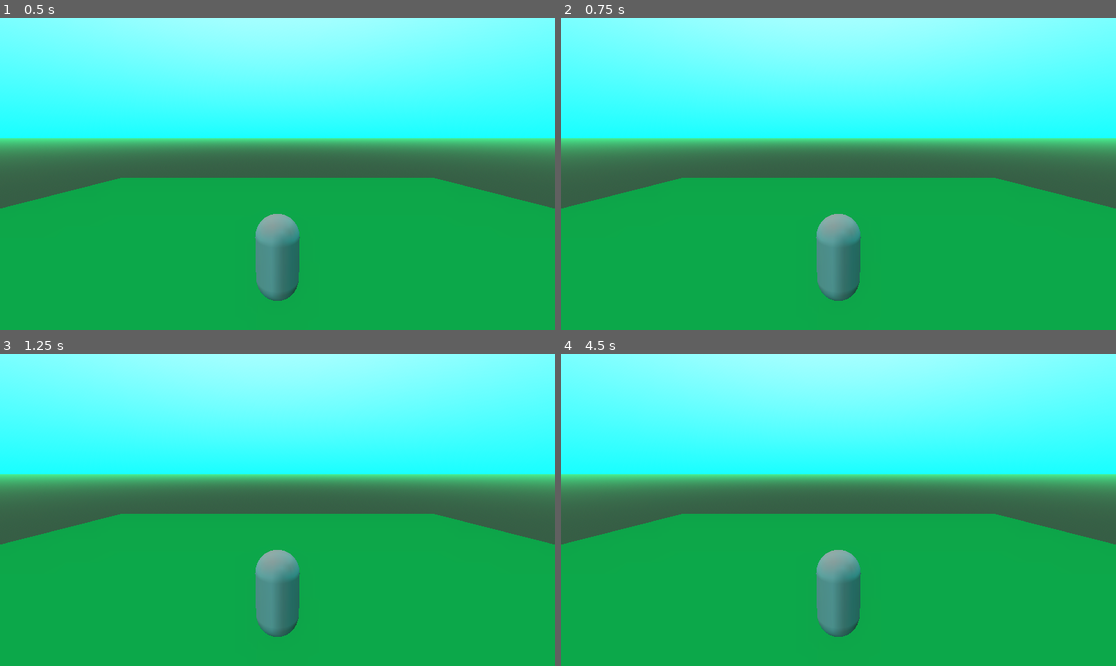
Above: before the commit, frames 1-4 (two rows, left to right).
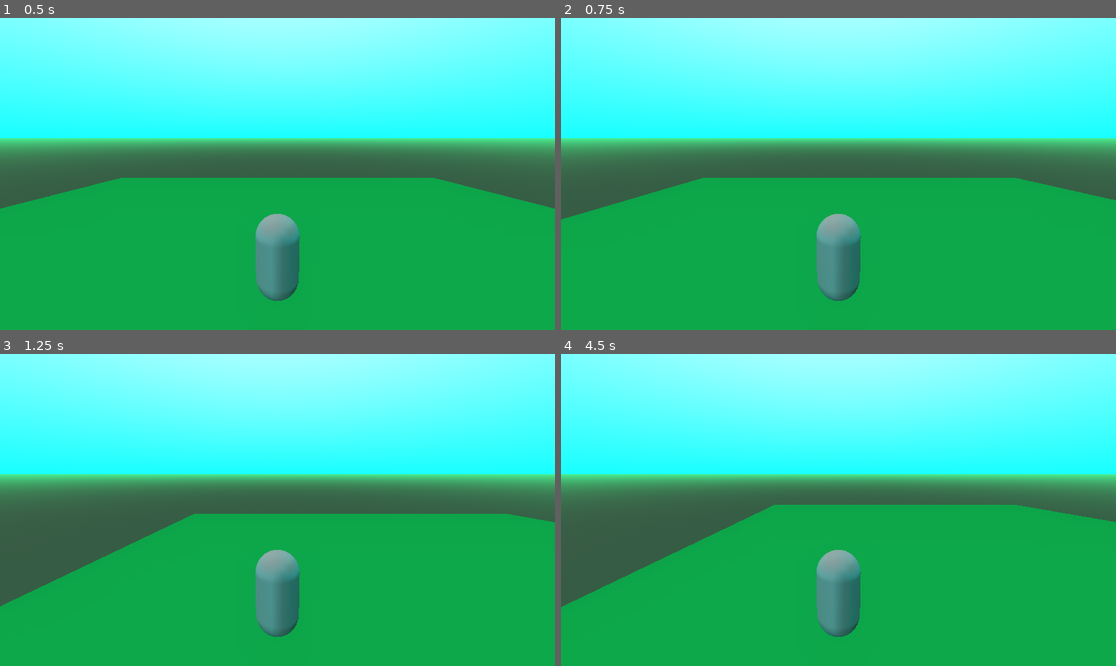
Above: after the commit, the same moments.

Repository: PizzaMolotovGames/AGuysAdventure
Game: Godot game, scene res://world/mainScene.tscn
Same seed, same stepped clock (60 frames per second), same inputs: the game is played once before the commit and once after it.
Inputs:
- Up to frame 1 (0.5 s): no input
- Up to frame 2 (0.75 s): tap Enter at 0.5 s; hold A (press_A) from 0.53 s (still down)
- Up to frame 3 (1.25 s): keep holding A (press_A); tap D (press_D) at 0.8 s
- Up to frame 4 (4.5 s): release A (press_A) at 1.28 s; tap D (press_D) at 1.35 s; tap S (press_S) at 1.55 s; tap Space at 2, 4.25 s; hold S (press_S) 2.03-2.78 s; tap W (press_W) at 2.3, 2.85 s; tap Shift (press_SHIFT, bound only after the commit) at 3.05 s; tap Enter at 3.5 s; hold Shift (press_SHIFT, bound only after the commit) 3.53-4.28 s; tap A (press_A) at 3.8, 4.35 s

Frame 1 is identical in both runs. In frame 2, 1.1% of the frame differs, in the area x 0-100%, y 51-65%; in frame 3, 5.1%; in frame 4, 6.6%, in the area x 0-100%, y 48-82%.

Commit message:
Added folders for VFX and SFX. Movement code tweak (sprint)

Diff:
--- a/aguysadventure/player/player.tscn
+++ b/aguysadventure/player/player.tscn
@@ -15,17 +15,19 @@
 
 [node name="Player" type="CharacterBody3D"]
 script = ExtResource("1_oul6g")
-playerWalkingSpeed = 10.0
 
 [node name="mainHitbox" type="CollisionShape3D" parent="."]
 shape = SubResource("CapsuleShape3D_kqu6x")
 
-[node name="model" type="MeshInstance3D" parent="."]
+[node name="Camera3D" type="Camera3D" parent="."]
+transform = Transform3D(1, 0, 0, 0, 0.984808, 0.173648, 0, -0.173648, 0.984808, 0, 2.68316, 4.27897)
+
+[node name="pivot" type="Node3D" parent="."]
+
+[node name="body" type="MeshInstance3D" parent="pivot"]
 mesh = SubResource("CapsuleMesh_oul6g")
+skeleton = NodePath("../..")
 
-[node name="MeshInstance3D" type="MeshInstance3D" parent="model"]
+[node name="face" type="MeshInstance3D" parent="pivot/body"]
 transform = Transform3D(1, 0, 0, 0, 1, 0, 0, 0, 1, 0, 0.508301, -0.388351)
 mesh = SubResource("BoxMesh_oul6g")
-
-[node name="Camera3D" type="Camera3D" parent="."]
-transform = Transform3D(1, 0, 0, 0, 0.984808, 0.173648, 0, -0.173648, 0.984808, 0, 2.68316, 4.27897)
--- a/aguysadventure/player/scripts/playerScripts/player.gd
+++ b/aguysadventure/player/scripts/playerScripts/player.gd
@@ -11,11 +11,14 @@
 var playerDirection: Vector3 = Vector3()
 
 func _ready() -> void:
-	pass
+	setPlayerState("Idle")
 
 func _physics_process(_delta: float) -> void:
-	if playerDirection != Vector3.ZERO:
+	setDirection()
+	if checkDirectionalInput():
 		setPlayerState("Walking")
+		if Input.is_action_pressed("press_SHIFT"):
+			setPlayerState("Sprinting")
 	else:
 		setPlayerState("Idle")
 
@@ -31,15 +34,27 @@
 func attack():
 	pass
 
+func checkDirectionalInput():
+	if Input.is_action_pressed("press_W"):
+		return true
+	if Input.is_action_pressed("press_S"):
+		return true
+	if Input.is_action_pressed("press_D"):
+		return true
+	if Input.is_action_pressed("press_A"):
+		return true
+	return false
+
 func setDirection() -> void:
 	if Input.is_action_pressed("press_W"):
-		playerDirection.z -= 1
+		playerDirection.z = -1
 	if Input.is_action_pressed("press_S"):
-		playerDirection.z += 1
+		playerDirection.z = 1
 	if Input.is_action_pressed("press_D"):
-		playerDirection.x += 1
+		playerDirection.x = 1
 	if Input.is_action_pressed("press_A"):
-		playerDirection.x -= 1
+		playerDirection.x = -1
+	playerDirection = playerDirection.normalized()
 	return
 
 func move():
--- a/aguysadventure/project.godot
+++ b/aguysadventure/project.godot
@@ -62,3 +62,8 @@
 "events": [Object(InputEventKey,"resource_local_to_scene":false,"resource_name":"","device":-1,"window_id":0,"alt_press …(191 unchanged characters)…
 ]
 }
+press_SHIFT={
+"deadzone": 0.2,
+"events": [Object(InputEventKey,"resource_local_to_scene":false,"resource_name":"","device":-1,"window_id":0,"alt_pressed":false,"shift_pressed":false,"ctrl_pressed":false,"meta_pressed":false,"pressed":false,"keycode":0,"physical_keycode":4194325,"key_label":0,"unicode":0,"location":0,"echo":false,"script":null)
+]
+}
--- a/aguysadventure/world/mainScene.tscn
+++ b/aguysadventure/world/mainScene.tscn
@@ -44,6 +44,9 @@
 
 [node name="Player" parent="." instance=ExtResource("1_xrfhj")]
 transform = Transform3D(1, 0, 0, 0, 1, 0, 0, 0, 1, 0, 1.07025, 0)
+floor_constant_speed = true
+playerWalkingSpeed = 10.0
+playerSprintingSpeed = 30.0
 
 [node name="WorldEnvironment" type="WorldEnvironment" parent="."]
 environment = SubResource("Environment_axvt4")
